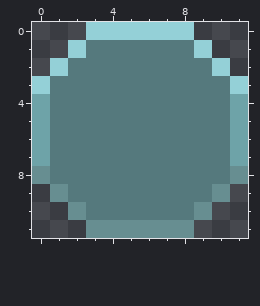
Edited in one commit: pixel-art sprite (apocalypse/core/assets/ui/FrameDisabledBg.png). The first picture shows the starting point.
The file is 48x48 pixels, drawn in blocks of 4x4; one block is one cell here.
New version:
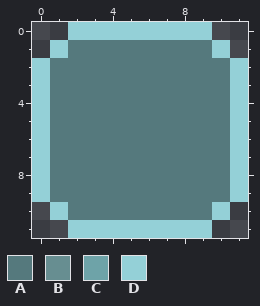
Palette (. is transparent): A #55797d  B #678e91  C #6ea3a8  D #94d0d7
What changed:
y 0: x 2 . -> D; x 9 . -> D
y 1: x 1..2 .D -> DA; x 9..10 D. -> AD
y 2: x 0..1 .D -> DA; x 10..11 D. -> AD
y 4..7: x 0 C -> D; x 11 C -> D
y 8: x 0 B -> D; x 11 B -> D
y 9: x 0..1 .B -> DA; x 10..11 B. -> AD
y 10: x 1..2 .B -> DA; x 9..10 B. -> AD
y 11: x 2..9 .BBBBBB. -> DDDDDDDD
Boxes around the changes in both pictures, in picture pixels (x1, y1, x2, y2):
changed: (32, 22, 248, 238)
